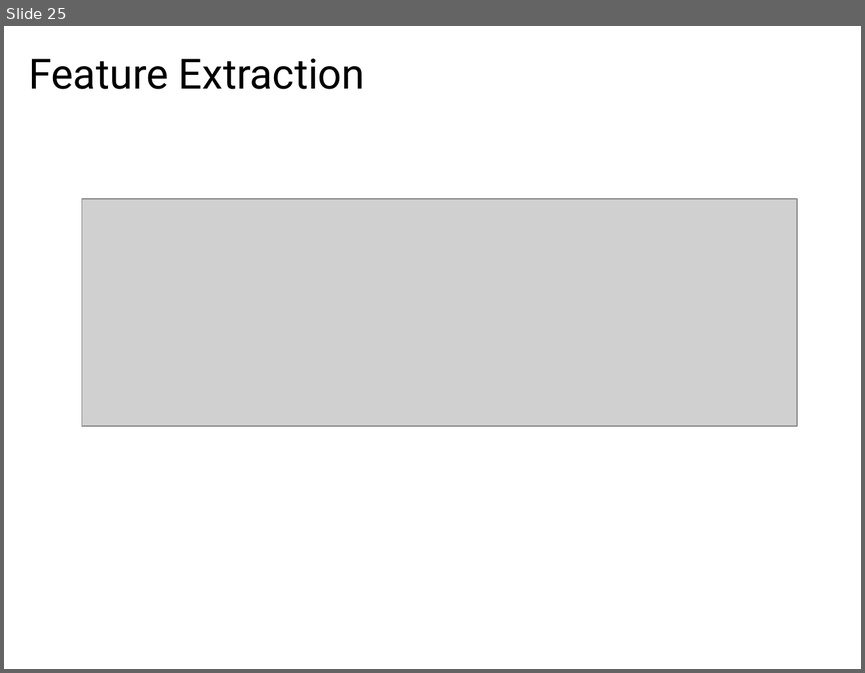
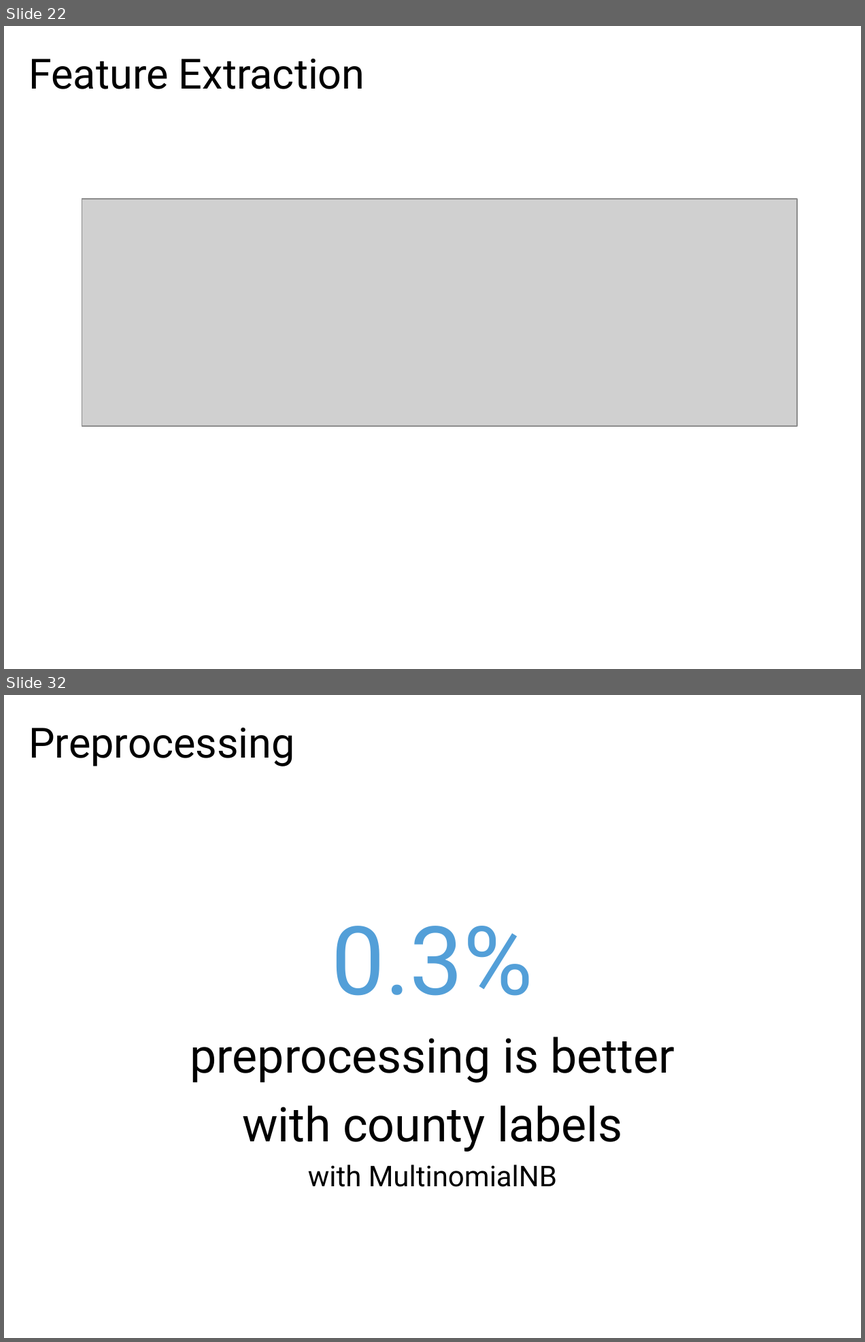
Before and after one commit to willpots/thesis, a slide deck: presentation/final_presentation.pptx. Shown one above the other, each under a label of ours: slide 25 before the commit, slides 22 and 32 after it; the slides between them are not shown. The pictures are 865x673 and 865x1342 pixels, drawn with LibreOffice and Linux fonts; fonts in the diff are those of the drawing; grey boxes stand for pictures. Boxes give left, top, right and bottom in pixels: in the first picture for what was removed or moved away, otherwise in the second. Text is boxed around its words. In the diff, an @@ line names an element or a change of style, - is before the commit and + after.

```diff
--- a/presentation/final_presentation.pptx
+++ b/presentation/final_presentation.pptx
@@ slide 32 added at [4, 695, 861, 1338], background #FFFFFF @@
@@ title added at [28, 728, 295, 766], 35 pt, text #000000 @@
+Preprocessing
@@ text added at [190, 926, 675, 1187], 40 pt, text #000000 @@
+0.3%
+preprocessing is better
+with county labels
+with MultinomialNB
@@ what was slide 25 is now slide 22 @@
```
Also in this commit, not shown: 2 slides changed, 14 other slides added, 8 slides removed, 6 other files.
